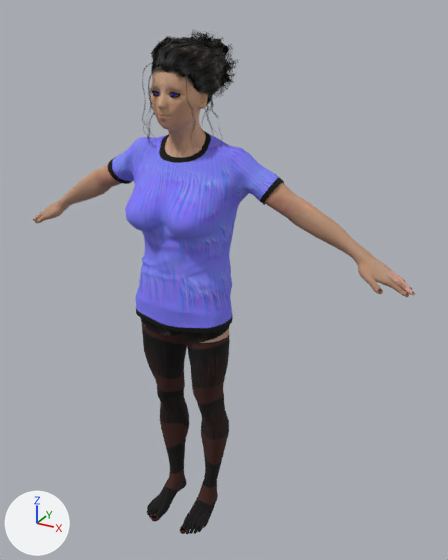
Before and after pictures for a commit that changed the glTF model assets/stu_woman.glb.
Before and after are seen from a camera (50 mm lens) standing at (105.3, -164.9, 166.6) and looking at (8.6, 10.7, 78.7). Every picture has the same lights, and +X, +Y and +Z are marked at lower left. The older version comes first.

Names of what the first picture shows: '1', '3', '4', 'Object_28', 'Object_33', 'Object_34' and 7 more.
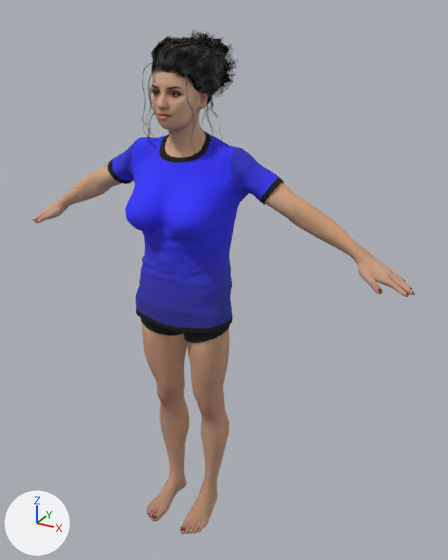
What changed in the scene script:
```text
Change mat_shirt:
    mat_shirt.texture: img_image_10 -> img_image_7
Change mat_std_skin_leg:
    mat_std_skin_leg.texture: img_image_4 -> img_image_3
```

Changed parts and their boxes (x1, y1, x2, y2) in the pictures (448 x 560 px):
'Object_28', surface changed (darker)
    both: (112, 134, 279, 328)
'4', surface changed (lighter)
    both: (141, 321, 230, 534)
